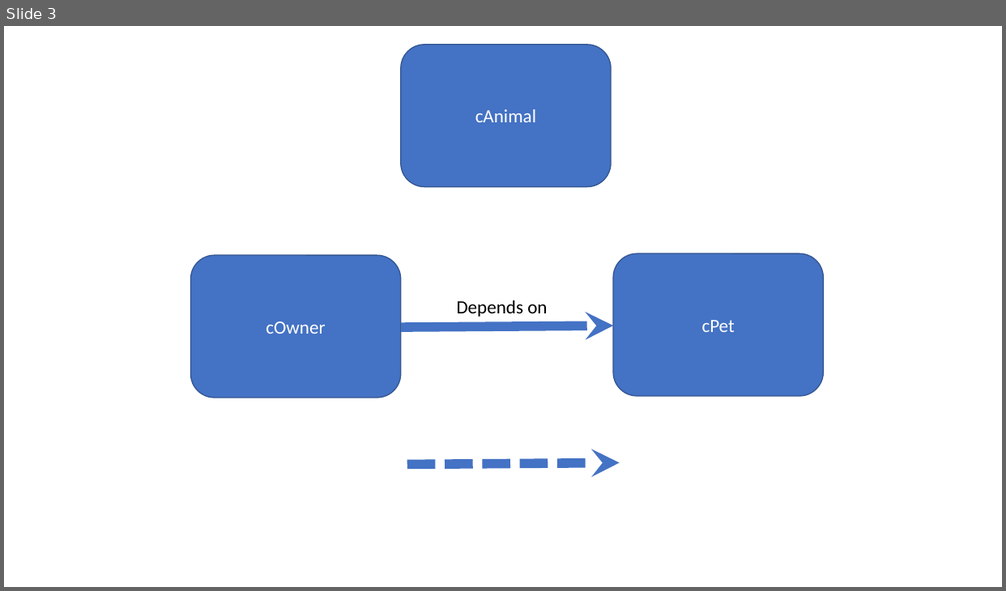
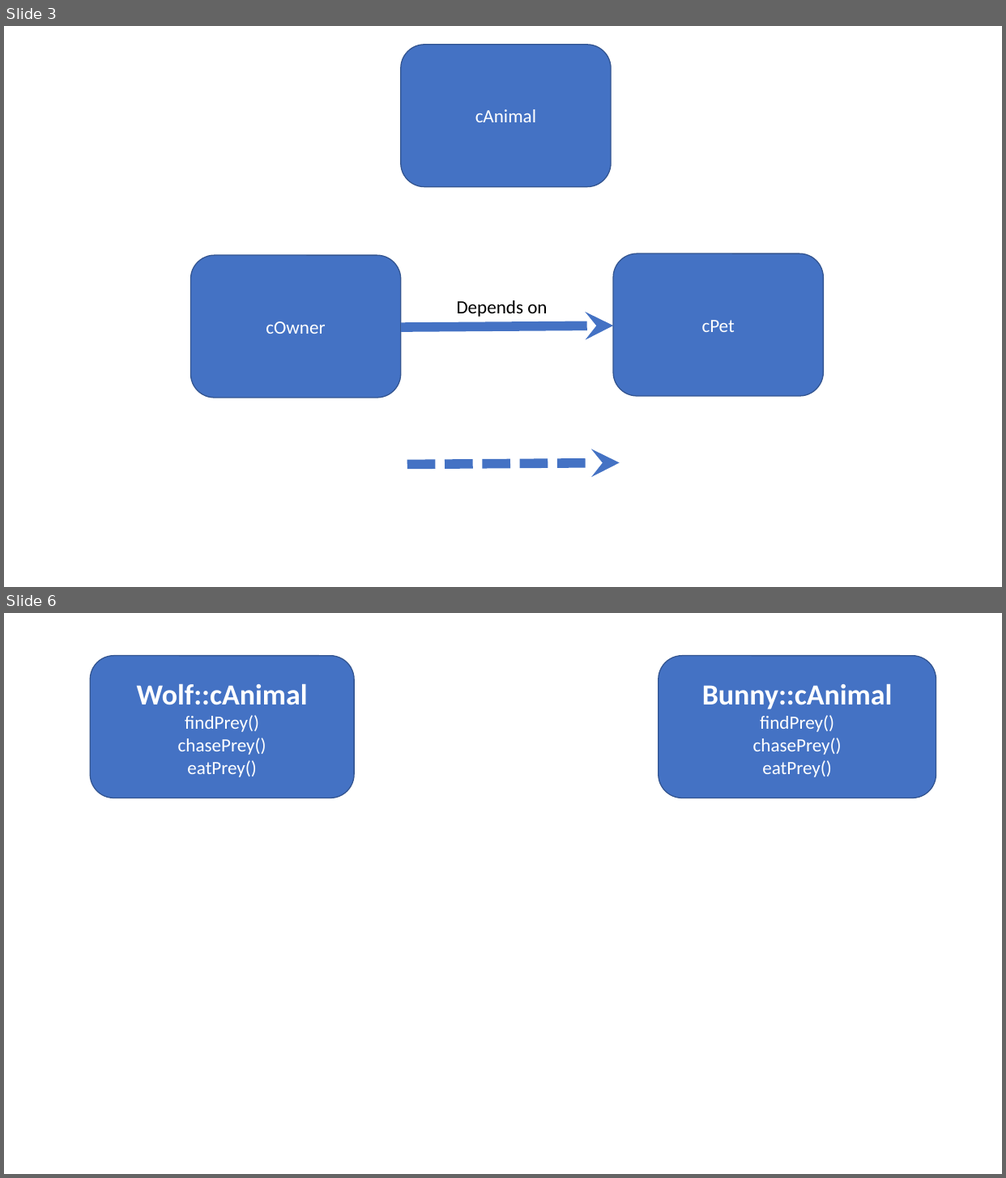
Before and after one commit to FeeneyCodes/GDP202223, a slide deck: INFO6044/D2D/W_04_to_08_Patterns_1/Abstract_Factory, Manager, Mediator, Command.pptx. Shown one above the other, each under a label of ours: slide 3 before the commit, slides 3 and 6 after it; the slides between them are not shown. The pictures are 1006x591 and 1006x1178 pixels, drawn with LibreOffice and Linux fonts; fonts in the diff are those of the drawing. Boxes give left, top, right and bottom in pixels: in the first picture for what was removed or moved away, otherwise in the second. Text is boxed around its words. In the diff, an @@ line names an element or a change of style, - is before the commit and + after.

```diff
--- a/INFO6044/D2D/W_04_to_08_Patterns_1/Abstract_Factory, Manager, Mediator, Command.pptx
+++ b/INFO6044/D2D/W_04_to_08_Patterns_1/Abstract_Factory, Manager, Mediator, Command.pptx
@@ slide 6 added at [4,613,1002,1174], background #FFFFFF @@
@@ rounded rectangle added at [90,656,355,798], fill #4472C4, outline #325491 1 pt, 18 pt, text #FFFFFF @@
+Wolf::cAnimal
+findPrey()
+chasePrey()
+eatPrey()
@@ rounded rectangle added at [658,656,936,798], fill #4472C4, outline #325491 1 pt, 18 pt, text #FFFFFF @@
+Bunny::cAnimal
+findPrey()
+chasePrey()
+eatPrey()
```
Also in this commit, not shown: 3 other slides added, 13 other files.
